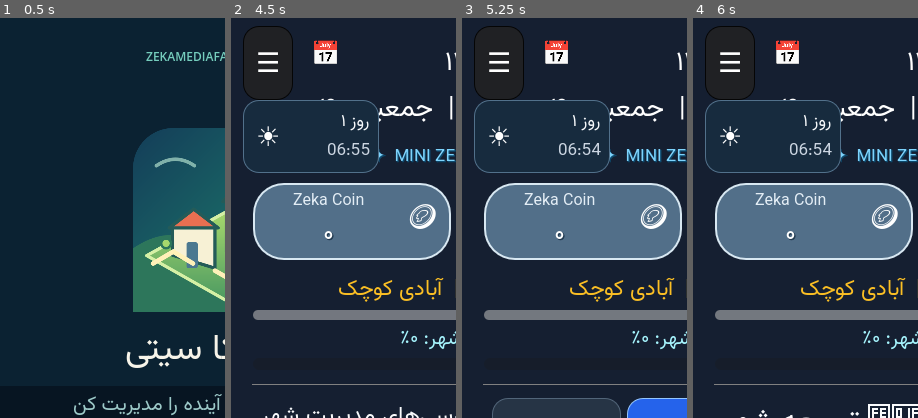
Above: before the commit, frames 1-4 (left to right).
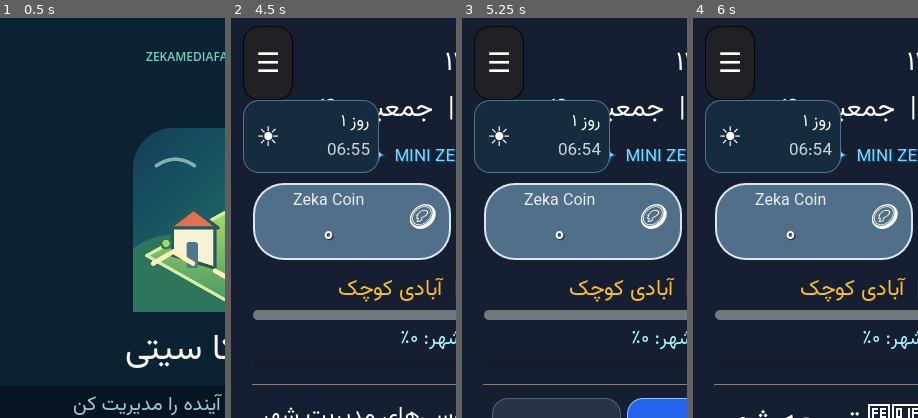
Above: after the commit, the same moments.

Repository: zekainstabot/mini-zeka-city
Game: Godot game, scene res://Main.tscn
Two runs of this game, one before a commit and one after it. Both use one fixed random seed, a clock stepped at 60 frames per second and the inputs below.
Inputs (mouse positions are % of the whole screen's width and height, from its top left):
- Up to frame 1 (0.5 s): no input
- Up to frame 2 (4.5 s): click (50, 54) at 0.52 s; type "12" at 0.6 s; click (21, 4) at 1.25 s, where only the run before the commit has a clickable "📅"; click "🏛️ شهرداری و خدمات شهری" at 2 s; click "🏢 اقتصاد خصوصی و کسب‌وکارها" at 2.75 s; click "📋 گزارش‌ها و مشکلات شهر" at 3.5 s; click "🏗️ توسعه" at 4.25 s
- Up to frame 3 (5.25 s): click "🏆 دستاوردها" at 5 s
- Up to frame 4 (6 s): click "🏅 دستاوردها" at 5.75 s
The pictures show only the part of the screen within x 0-50%, y 0-50%; the shares and areas given below are measured in that part.

Frame 1 is identical in both runs. In frame 2, 0.6% of the frame differs, in the area x 36-48%, y 5-12%; in frame 3, 0.6%; in frame 4, 0.6%.

Commit message:
Move daily reward calendar shortcut out of header

Diff:
--- a/scripts/Main.gd
+++ b/scripts/Main.gd
@@ -1677,7 +1677,6 @@
 	message_label.add_theme_color_override("font_color", Color("#ffffff"))
 	message_label.modulate = Color("#ffffff")
 	root.add_child(message_label)
-	_build_daily_reward_calendar_button()
 	_build_ranking_button()
 	_build_day_night_hud()
 	_build_construction_capacity_button()
@@ -1698,29 +1697,6 @@
 	_style_button(ranking_button, true)
 	ranking_button.pressed.connect(func(): show_page("ranking"))
 	add_child(ranking_button)
-
-func _build_daily_reward_calendar_button():
-	daily_reward_button = Button.new()
-	daily_reward_button.name = "DailyRewardCalendarButton"
-	daily_reward_button.text = "📅"
-	daily_reward_button.tooltip_text = "تقویم جایزه‌های ورود"
-	daily_reward_button.custom_minimum_size = Vector2(66, 62)
-	# Keep the calendar near the upper-left, slightly inset and visually light.
-	daily_reward_button.layout_direction = Control.LAYOUT_DIRECTION_LTR
-	daily_reward_button.anchor_left = 0.0
-	daily_reward_button.anchor_top = 0.0
-	daily_reward_button.anchor_right = 0.0
-	daily_reward_button.anchor_bottom = 0.0
-	daily_reward_button.position = Vector2(30, 48)
-	daily_reward_button.z_index = 15
-	_apply_font(daily_reward_button, 30)
-	_style_button(daily_reward_button, false)
-	var transparent_calendar_style = StyleBoxEmpty.new()
-	for style_name in ["normal", "hover", "pressed", "disabled", "focus"]:
-		daily_reward_button.add_theme_stylebox_override(style_name, transparent_calendar_style)
-	daily_reward_button.pressed.connect(_open_daily_reward_calendar)
-	add_child(daily_reward_button)
-
 
 func _build_day_night_hud():
 	day_night_hud = PanelContainer.new()
